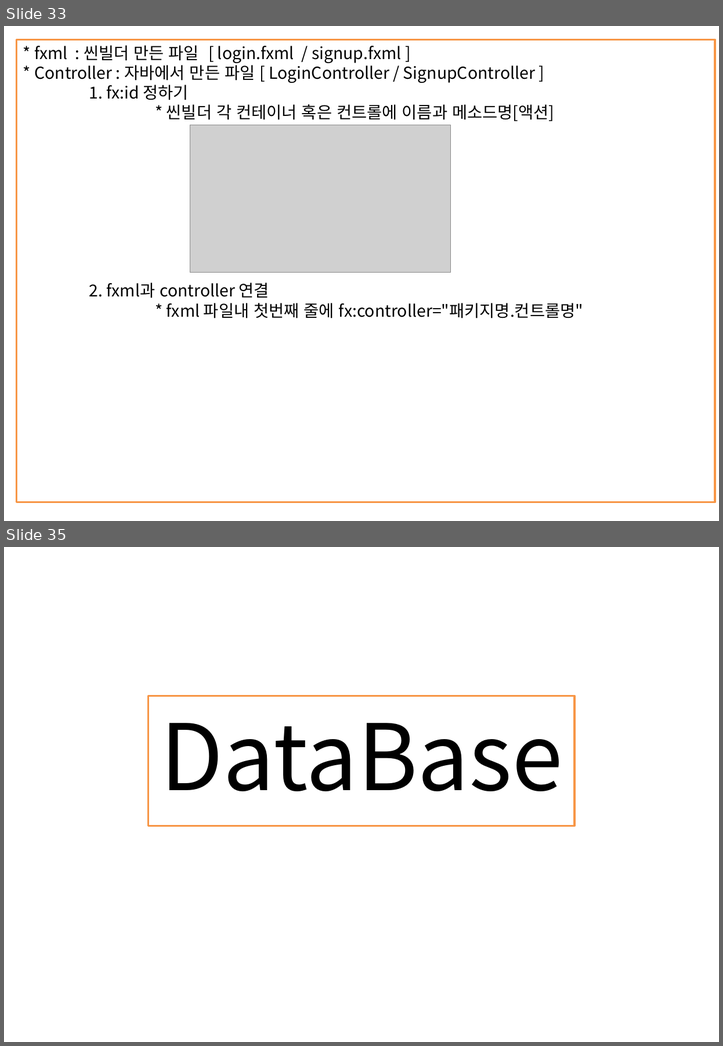
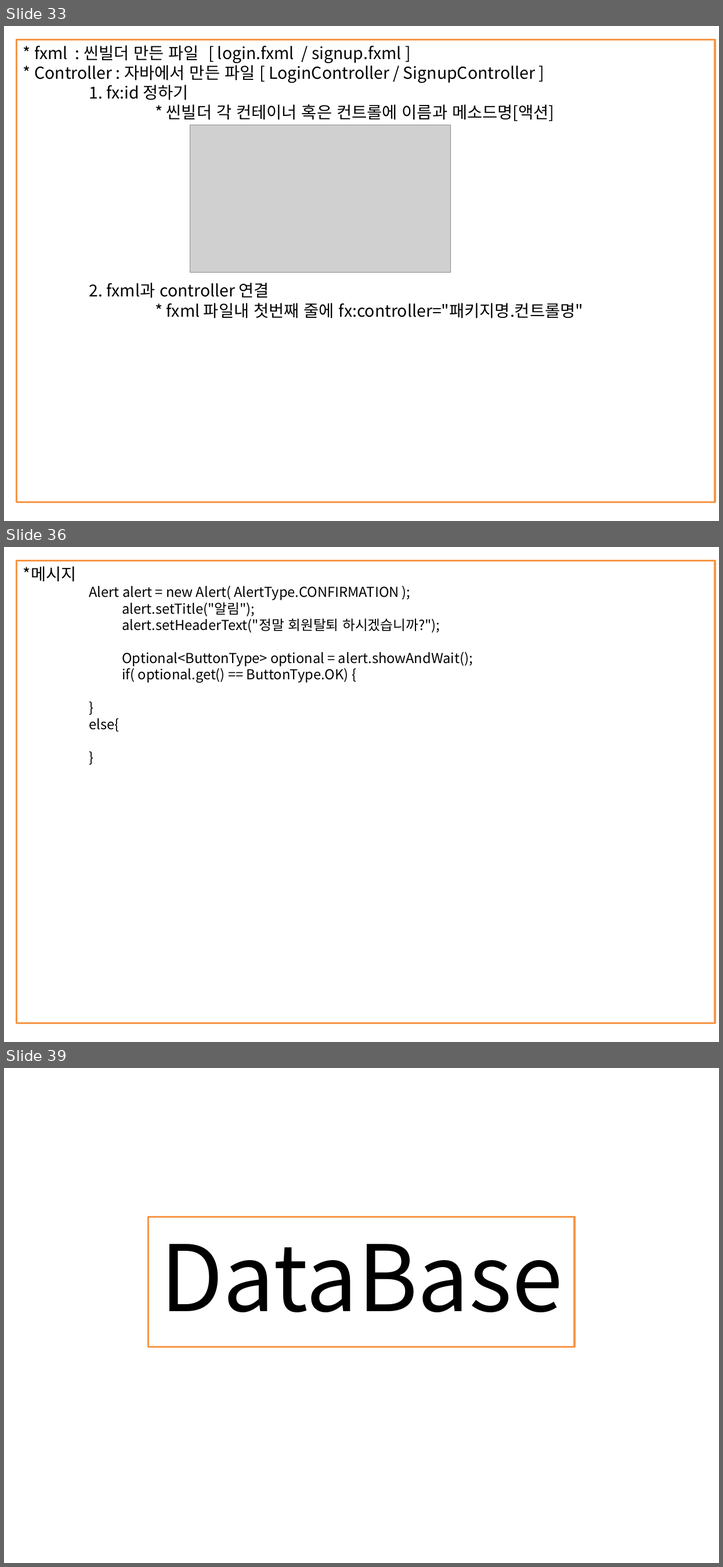
Before and after one commit to kth0027/ezen_kth, a slide deck: Study_Revise/JAVA-PPT/JAVA정리.pptx. Shown one above the other, each under a label of ours: slides 33 and 35 before the commit, slides 33, 36 and 39 after it; the slides between them are not shown. The pictures are 723x1046 and 723x1567 pixels, drawn with LibreOffice and Linux fonts; fonts in the diff are those of the drawing; grey boxes stand for pictures. Boxes give left, top, right and bottom in pixels: in the first picture for what was removed or moved away, otherwise in the second. Text is boxed around its words. In the diff, an @@ line names an element or a change of style, - is before the commit and + after.

```diff
--- a/Study_Revise/JAVA-PPT/JAVA정리.pptx
+++ b/Study_Revise/JAVA-PPT/JAVA정리.pptx
@@ slide 36 added at bbox=[4, 547, 719, 1042], background #FFFFFF @@
@@ rectangle added at bbox=[17, 561, 714, 1023], outline #F79646 2 pt, 15 pt, text #000000 @@
+*메시지
+Alert alert = new Alert( AlertType.CONFIRMATION );
+  alert.setTitle("알림");
+  alert.setHeaderText("정말 회원탈퇴 하시겠습니까?");
+  Optional<ButtonType> optional = alert.showAndWait();
+  if( optional.get() == ButtonType.OK) {
+}
+else{
+}
@@ what was slide 35 is now slide 39 @@
```
Also in this commit, not shown: 4 slides changed, 8 other slides added, 2 other files.
